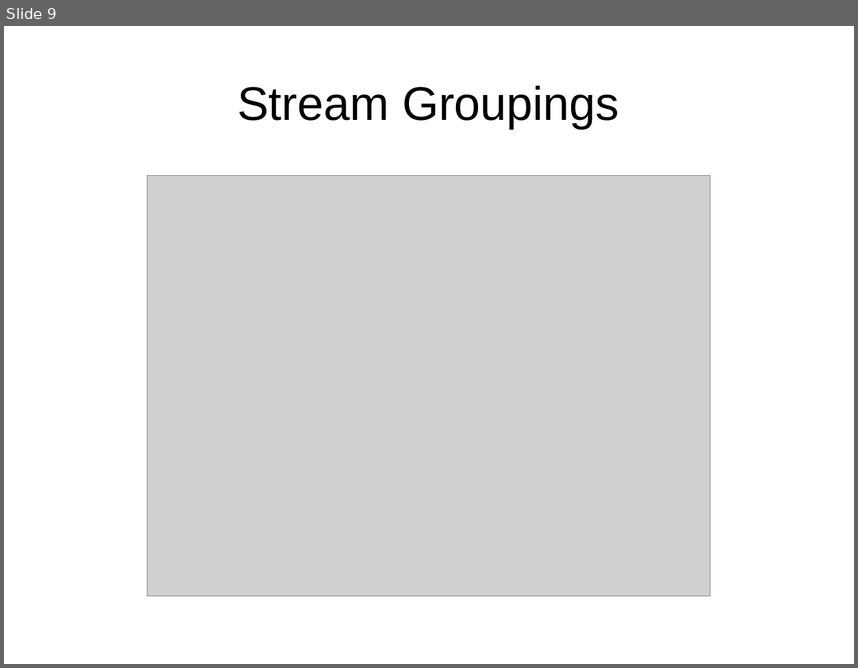
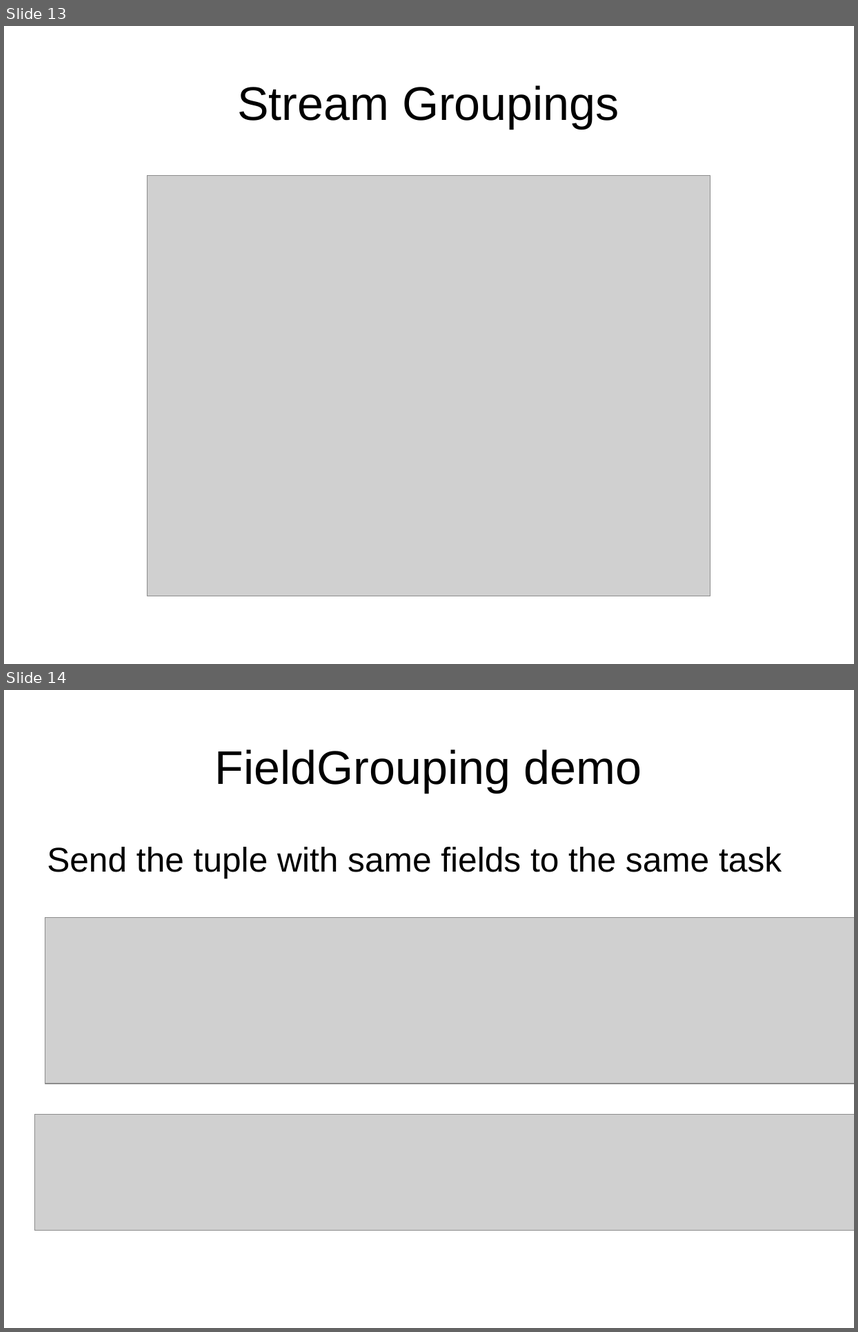
Before and after one commit to dougc333/storm, a slide deck: Storm.ppt. Shown one above the other, each under a label of ours: slide 9 before the commit, slides 13 and 14 after it. The pictures are 858x668 and 858x1332 pixels, drawn with LibreOffice and Linux fonts; fonts in the diff are those of the drawing; grey boxes stand for pictures. Boxes give left, top, right and bottom in pixels: in the first picture for what was removed or moved away, otherwise in the second. Text is boxed around its words. In the diff, an @@ line names an element or a change of style, - is before the commit and + after.

```diff
--- a/Storm.ppt
+++ b/Storm.ppt
@@ slide 14 added at (4,690,854,1328), background #FFFFFF @@
@@ title added at (215,749,642,793), 44 pt, text #000000 @@
+FieldGrouping demo
@@ text added at (47,847,782,878), 32 pt, text #000000 @@
+Send the tuple with same fields to the same task
@@ picture added at (45,918,854,1083) @@
@@ picture added at (35,1114,854,1230) @@
@@ what was slide 9 is now slide 13 @@
```
Also in this commit, not shown: 7 slides changed, 7 other slides added, 1 slide removed, 10 other files.
